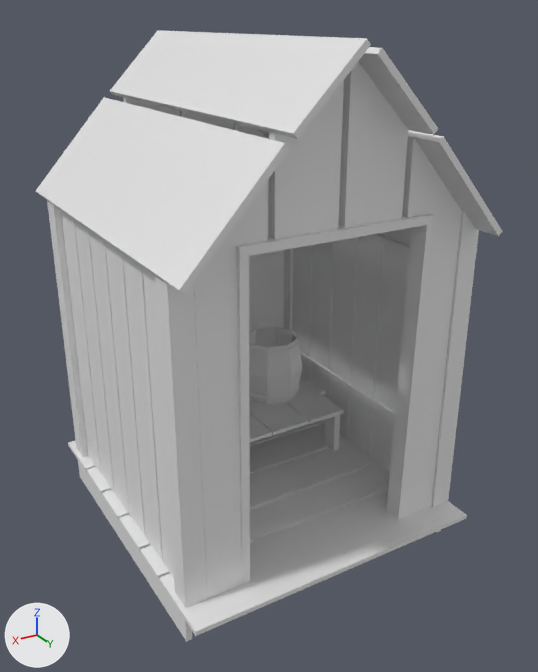
What one commit did to the Blender file Assets/KoboldKare/Models/Furniture/BoozeHut.blend.
Before and after are seen from a camera (50 mm lens) standing at (4.48, 8.02, 6.11) and looking at (-0.18, 0.24, 2.22). Lighting does not change. The marker at lower left points along +X, +Y and +Z.

Objects in the first picture: 'GinJug Large', 'MoonshineHut', 'Table'.
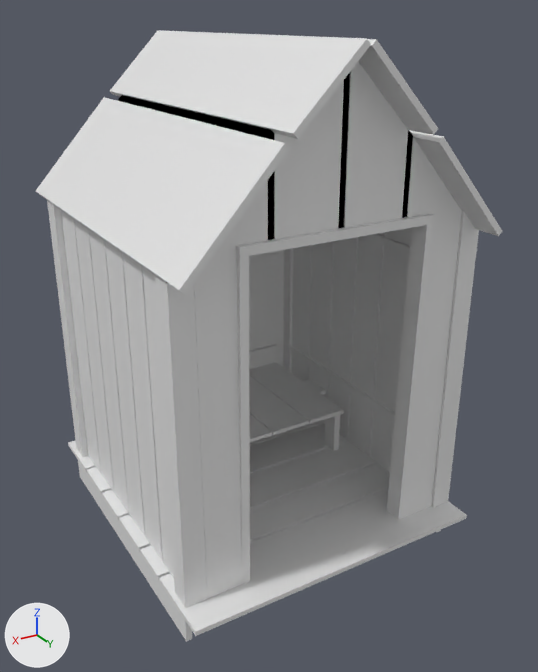
Patch to the scene script:
```diff
--- a/Assets/KoboldKare/Models/Furniture/BoozeHut.blend.py
+++ b/Assets/KoboldKare/Models/Furniture/BoozeHut.blend.py
@@ mat_void @@
+mat_void = principled_material('Void')
+mat_void.base_color = (0.0, 0.0, 0.0)  # black #000000
+mat_void.roughness = 0.0
+mat_void.specular_ior_level = 0.0
@@ me_cube @@
+me_cube.from_pydata(...)  # 22 vertices, 20 faces; spans x -1.84..1.84, y -1.89..1.95, z -0.05..5.87
+me_cube.materials.append(mat_void)  # black #000000
@@ ob_ginjug_large @@
 ob_ginjug_large.scale = (0.591, 0.591, 0.679)
+ob_ginjug_large.hide_set(True)
@@ ob_cube @@
+ob_cube = bpy.data.objects.new('Cube', me_cube)
+ob_cube.location = (0.0, 0.0, 0.0)
```

Where the change shows, as pixel boxes [x1, y1, x2, y2] in the pictures (538 x 672 px):
'GinJug Large', hidden: before [249, 327, 302, 404]
'Cube', added (black): after [117, 73, 413, 283]
